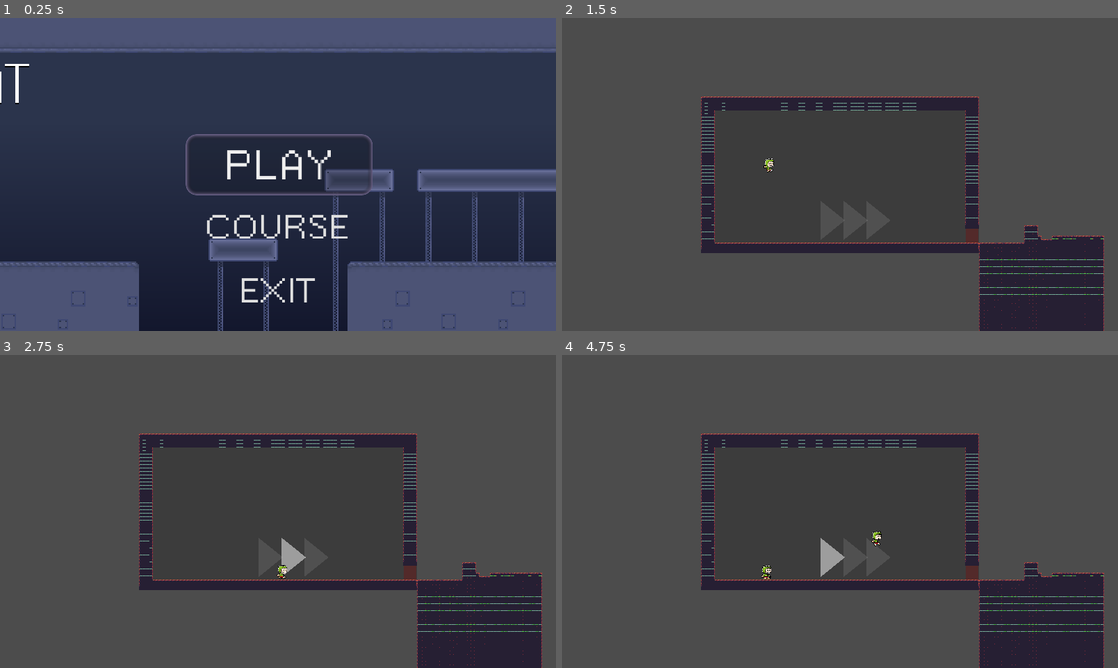
Above: before the commit, frames 1-4 (two rows, left to right).
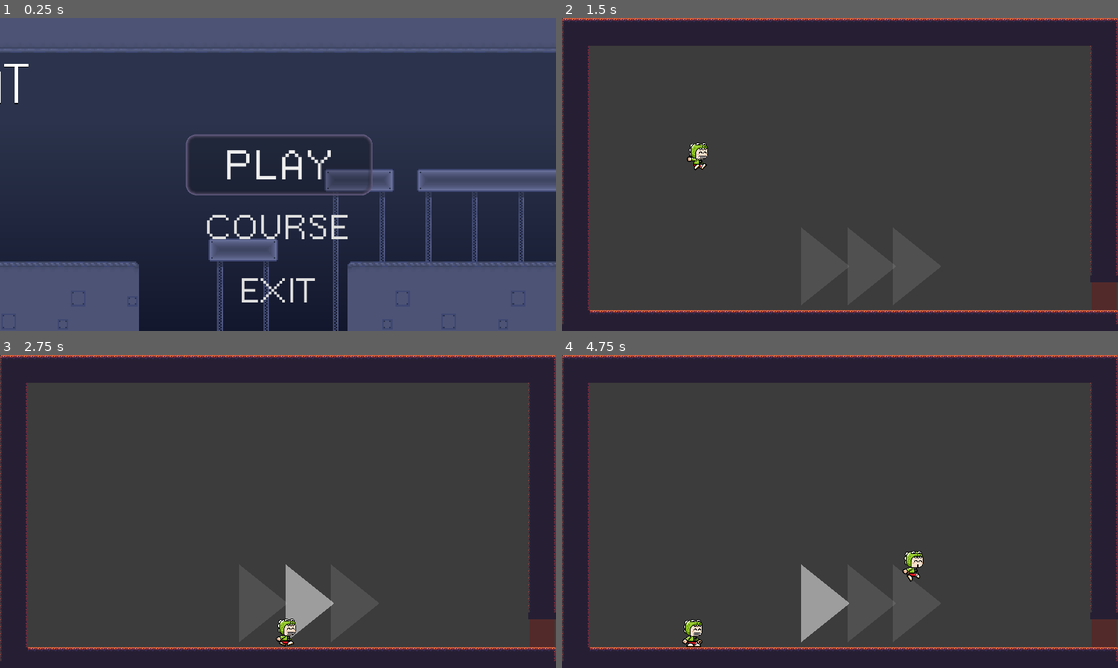
Above: after the commit, the same moments.

Repository: codemonsters/racekombat
Game: Godot game, scene res://Game.tscn
Same seed, same stepped clock (60 frames per second), same inputs: the game is played once before the commit and once after it.
Inputs (mouse positions are in pixels of both pictures, inside the frame that each line leads up to):
- Up to frame 1 (0.25 s): no input
- Up to frame 2 (1.5 s): click "PLAY" at 0.5 s; tap Enter at 1.25 s; move the mouse to (962, 158) at 1.27 s; hold D from 1.28 s (still down); tap V at 1.35 s
- Up to frame 3 (2.75 s): keep holding D; tap W at 1.52, 2.27 s; move the mouse to (166, 527) at 2.02 s; tap B at 2.1 s
- Up to frame 4 (4.75 s): move the mouse to (895, 442) at 2.77 s; release D at 2.78 s; hold A 2.78-3.53 s; tap N at 2.85 s; move the mouse to (812, 574) at 3.52 s; hold D from 3.53 s (still down); tap M at 3.6 s; tap W at 3.77, 4.52 s; move the mouse to (1006, 558) at 4.27 s; tap V at 4.35 s

The runs differ from the first frame. In frame 1, 0.2% of the frame differs, in the area x 0-67%, y 14-100%; in frame 2, 33%; in frame 3, 34%; in frame 4, 34%, in the area x 0-100%, y 0-100%.

Commit message:
Movimiento vertical de la cámara completado

Diff:
--- a/server/project.godot
+++ b/server/project.godot
@@ -101,6 +101,7 @@
 [global]
 
 icon=false
+nap=false
 
 [importer_defaults]
 
@@ -126,4 +127,5 @@
 
 [rendering]
 
+2d/snapping/use_gpu_pixel_snap=true
 environment/default_environment="res://default_env.tres"
--- a/server/screens/game/MovementCamera.gd
+++ b/server/screens/game/MovementCamera.gd
@@ -19,6 +19,19 @@
 var _alturas_medias_tilemap := []
 # Lista que contiene las posiciones_y medias que debe recorrer la cámara en cada tile
 var alturas_medias_camara := []
+# Altura que se le resta a la posicion_y media para que no se vea demasiado suelo
+var altura_offset := 200
+# Posicion_y hacia la que la cámara tenderá a moverse, sale de alturas_medias_camara
+var target_y : int
+# Velocidad máxima vertical a la que se desplaza la cámara para moverse hacia target_y suavemente
+var y_max_speed := 50
+# Variable en la que se almacena el Tilemap
+var _tilemap
+# Tamaño de los tiles
+onready var tile_side : int = _tilemap.get_node("TileMap").cell_size.x
+# Tamaño de la cámara medido en tiles
+onready var camera_width := get_viewport().size.x
+
 
 
 func _ready():
@@ -29,10 +42,18 @@
 	speed = 0
 	scale = zoom
 
+
 func _process(delta):
-	position.x += speed * delta * get_camera_speed_multiplier()
-	#if position.x >= 1280:
-	#	position.y = 672 + alturas_medias_camara[floor(position.x/1280)] * 16
+	# Comprueba que la cámara no se siga desplazándose hacia la derecha si no quedan más tiles
+	if position.x - camera_width < alturas_medias_camara.size() * tile_side - tile_side:
+		position.x += speed * delta * get_camera_speed_multiplier()
+		if position.x >= camera_width: # Cuando atraviese la puerta de Waiting Room
+			target_y = _tilemap.global_position.y - altura_offset + alturas_medias_camara[(position.x - camera_width) / tile_side] * tile_side
+			if position.y < target_y:
+				position.y += min(y_max_speed * delta, target_y - position.y)
+			elif position.y > target_y:
+				position.y -= min(y_max_speed * delta, position.y - target_y)
+
 
 # Devuelve un valor entre 1 y max_camera_speed_multiplier en función de la posición
 # media de los jugadores.
@@ -51,24 +72,29 @@
 		var camera_speed_multiplier = (max_camera_speed_multiplier - 1) * ((screen_players_average_x - acceleration_threshold_position_x)/(get_viewport_rect().size.x - acceleration_threshold_position_x))
 		return 1 + camera_speed_multiplier
 
+
 # Devuelve una lista con la altura y que debe tener la cámara en cada punto.
 # Esta altura es la media de las posiciones y del tilemap que ve la cámara en cada punto.
 # Unidades expresadas en celdas
 func get_camera_average_y_values():
-	var camera_width_in_cells := 1280 / 16 # TODO: Resolver este cálculo en tiempo de ejecución
+	print(get_viewport().size.x)
+	var camera_width_in_cells := camera_width / tile_side # TODO: Resolver este cálculo en tiempo de ejecución
 	var resultados := []
-	for pos_x in range(_alturas_medias_tilemap.size() / 16):
+	for camera_x in range(_alturas_medias_tilemap.size()):
 		var coordenadasy_medias := []
-		for x in range(-camera_width_in_cells/2, camera_width_in_cells/2 + 1):
-			var y = _alturas_medias_tilemap[pos_x + x]
-			if y != null and pos_x + x >= 0:
-				# FIXME: La función nunca pasa de este if
-				coordenadasy_medias.append(_alturas_medias_tilemap[pos_x + x])
+		for x in range(max(camera_x - camera_width_in_cells / 2, 0), min(camera_x + camera_width_in_cells / 2, _alturas_medias_tilemap.size() - 1)):
+			var y = _alturas_medias_tilemap[x]
+			if y != null:
+				coordenadasy_medias.append(_alturas_medias_tilemap[x])
 		var sum : int
 		for y in coordenadasy_medias:
 			sum += y
 		resultados.append(sum / coordenadasy_medias.size())
 	return resultados
 
+
 func _on_Tilemap_2_0_tilemap_generated():
-	_alturas_medias_tilemap = get_node("/root/Main/CurrentScene/Node2D/Tilemap 2_0").calcular_y_media()
+	_tilemap = get_node("/root/Main/CurrentScene/Node2D/Tilemap 2_0")
+	_alturas_medias_tilemap = _tilemap.calcular_y_media()
+	yield(self, "ready")
+	alturas_medias_camara = get_camera_average_y_values()
--- a/server/screens/game/WaitingRoom.tscn
+++ b/server/screens/game/WaitingRoom.tscn
@@ -155,7 +155,6 @@
 [node name="Camera2D" type="Camera2D" parent="."]
 position = Vector2( 640, 360 )
 current = true
-zoom = Vector2( 2, 2 )
 script = ExtResource( 6 )
 
 [node name="KillArea" type="Area2D" parent="Camera2D"]
